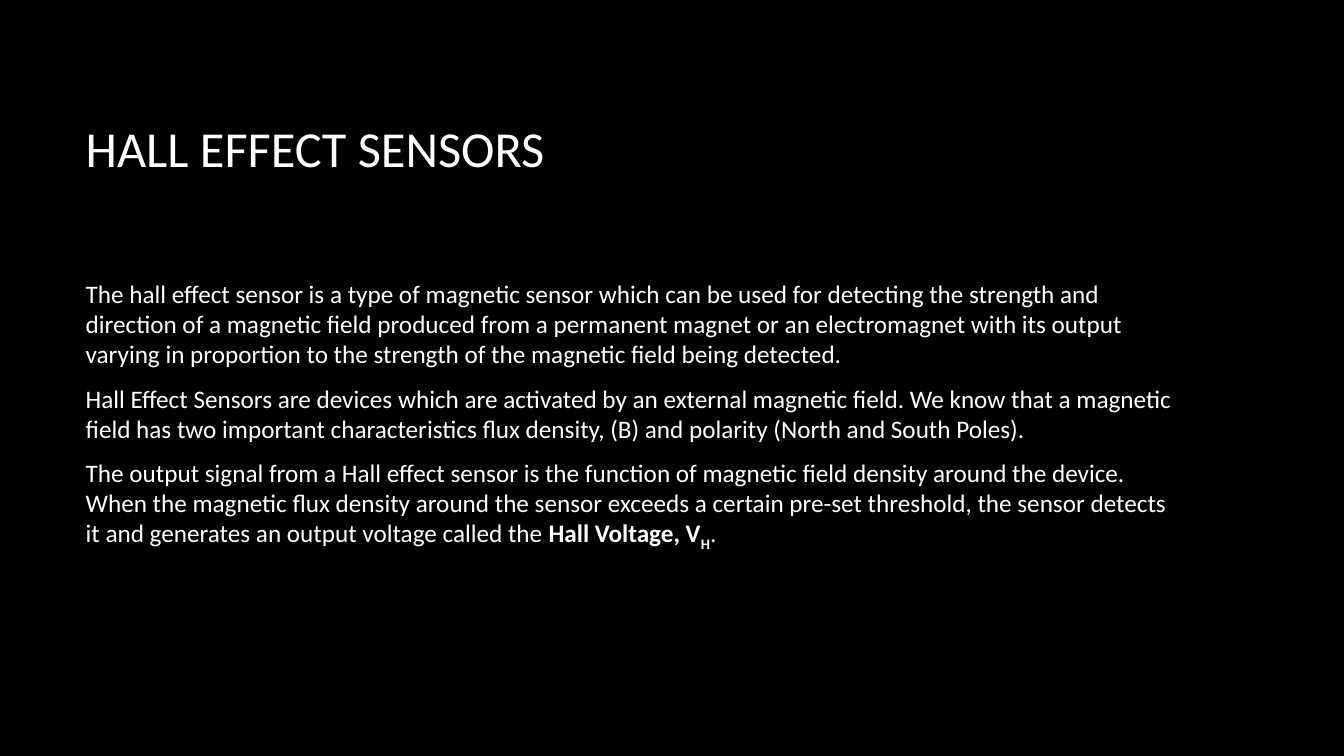
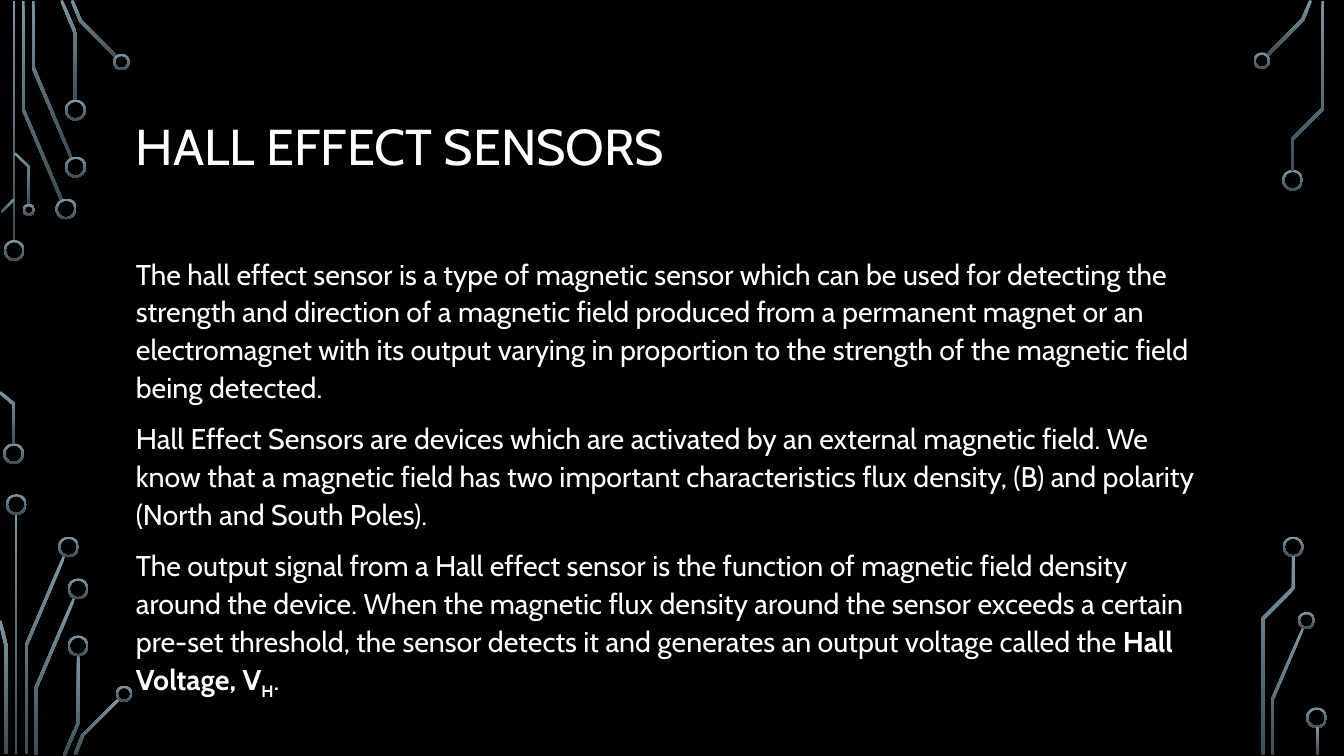
Before and after one commit to Saishivareddy/Smart-Metal-Detection, a slide deck: slide 7 of smart METAL Detector.pptx. Drawn at 1344x756 pixels with LibreOffice and Linux fonts; fonts in the diff are those of the drawing; background and template pictures are left out. Boxes give left, top, right and bottom in pixels: in the first picture for what was removed or moved away, otherwise in the second. Text is boxed around its words. In the diff, an @@ line names an element or a change of style, - is before the commit and + after.

```diff
--- a/smart METAL Detector.pptx
+++ b/smart METAL Detector.pptx
@@ title "HALL EFFECT SENSORS": place and size @@
-title "HALL EFFECT SENSORS" at bbox=[86, 134, 545, 168]
+title "HALL EFFECT SENSORS" at bbox=[136, 129, 665, 166]
@@ title "HALL EFFECT SENSORS" at bbox=[136, 129, 665, 166]: font Calibri to Cabin; line spacing 1 to 0.9 @@
@@ text "The hall effect sensor is ...": place and size @@
-text "The hall effect sensor is ..." at bbox=[86, 285, 1170, 547]
+text "The hall effect sensor is ..." at bbox=[136, 263, 1194, 655]
@@ text "The hall effect sensor is ..." at bbox=[136, 263, 1194, 655]: size 18 to 20.4 pt, font Calibri to Cabin; line spacing 1 to 1.1; vertical alignment middle to top @@
@@ group added at bbox=[0, 0, 1328, 756]: 33 freeform shapes, 3 rectangles @@
```
Also in this commit, not shown: 9 other slides changed, 10 slides added, 2 slides removed.
